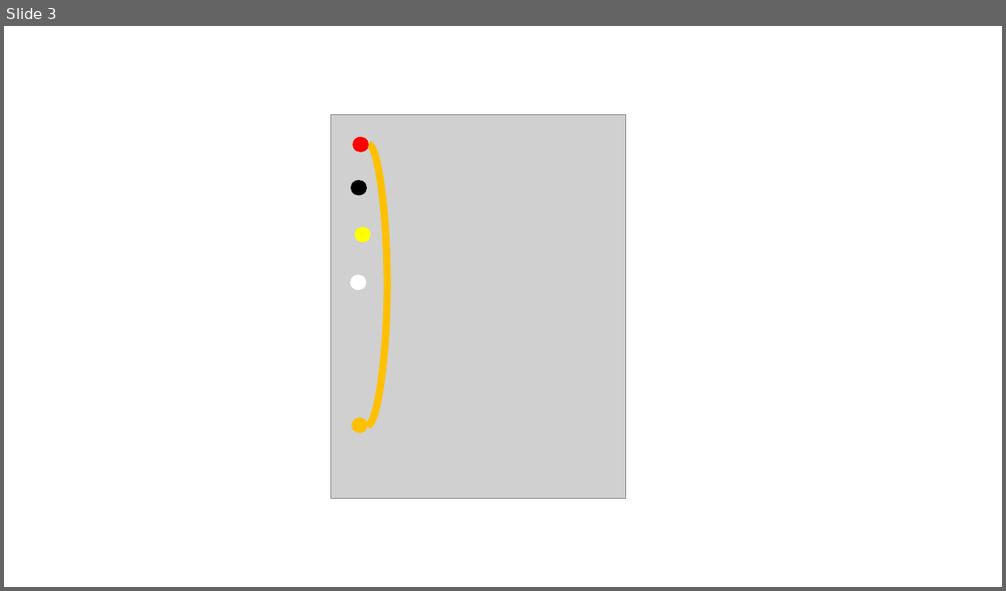
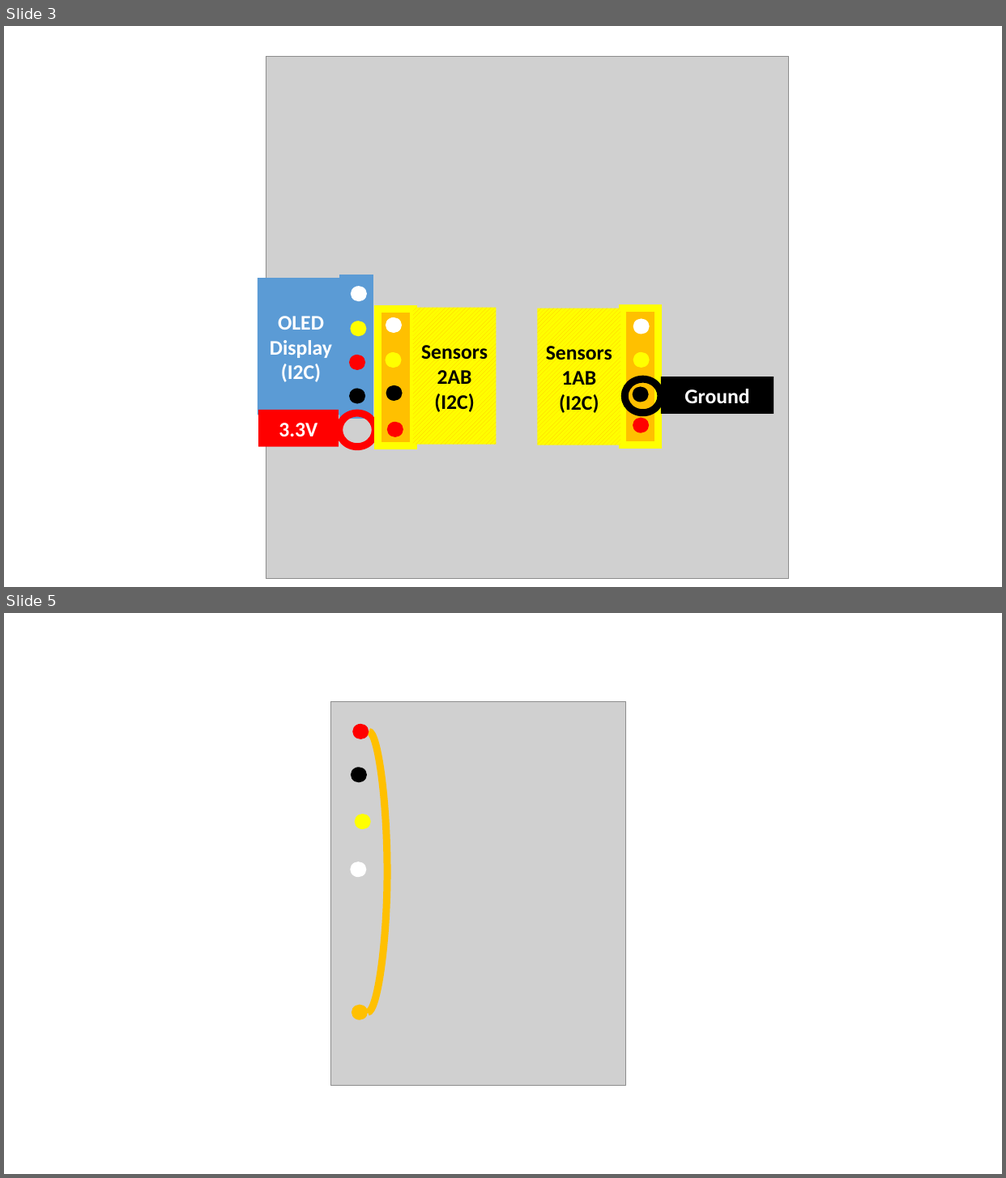
Before and after one commit to jay1han/V2-Documents, a slide deck: Wirings.pptx. Shown one above the other, each under a label of ours: slide 3 before the commit, slides 3 and 5 after it; the slides between them are not shown. The pictures are 1006x591 and 1006x1178 pixels, drawn with LibreOffice and Linux fonts; fonts in the diff are those of the drawing; grey boxes stand for pictures. Boxes give left, top, right and bottom in pixels: in the first picture for what was removed or moved away, otherwise in the second. Text is boxed around its words. In the diff, an @@ line names an element or a change of style, - is before the commit and + after.

```diff
--- a/Wirings.pptx
+++ b/Wirings.pptx
@@ slide 3 added at (4,26,1002,587), background #FFFFFF @@
@@ picture added at (266,56,790,579) @@
@@ group added at (258,278,369,416): 4 ellipses, 2 rectangles @@
+OLED Display
+(I2C)
@@ rectangle added at (538,308,621,446), fill pattern #FFC000 on #FFFF00, 20 pt, text #000000, bold @@
+Sensors
+1AB
+(I2C)
@@ rectangle added at (622,308,658,446), fill #FFC000, outline #FFFF00 7 pt @@
@@ group added at (377,308,496,446): 4 ellipses, 2 rectangles @@
+Sensors
+2AB
+(I2C)
@@ ellipse added at (633,318,650,335), fill #FFFFFF @@
@@ ellipse added at (633,352,650,368), fill #FFFF00 @@
@@ ellipse added at (624,379,661,413), outline #000000 7 pt @@
@@ ellipse added at (632,386,649,403), fill #000000 @@
@@ rectangle added at (661,377,774,415), fill #000000, 20 pt, text #FFFFFF, bold @@
+Ground
@@ rectangle added at (258,410,339,447), fill #FF0000, 20 pt, text #FFFFFF, bold @@
+3.3V
@@ ellipse added at (339,413,375,446), outline #FF0000 7 pt @@
@@ ellipse added at (633,417,650,433), fill #FF0000 @@
@@ what was slide 3 is now slide 5 @@
```
Also in this commit, not shown: 1 other slide added, 1 other file.
